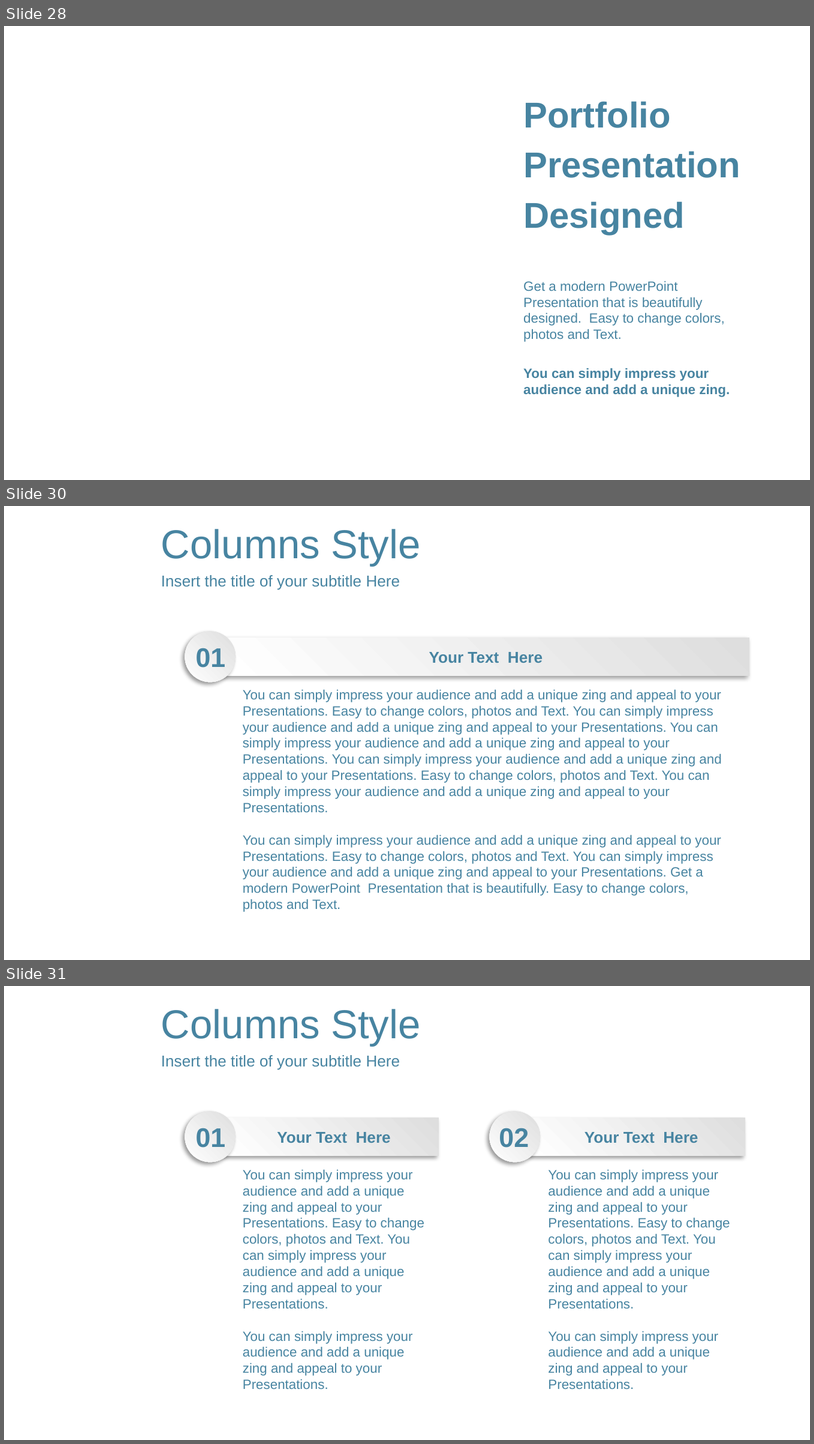
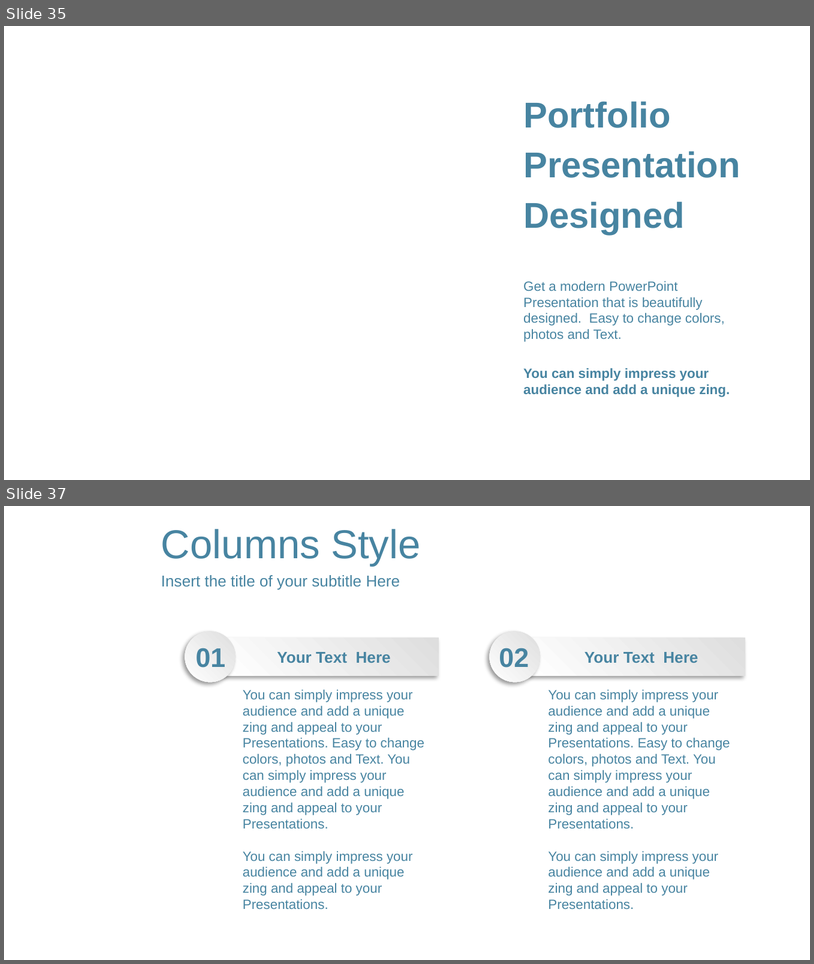
Before and after one commit to LoriHarris/Real_Estate_Affordability, a slide deck: RealEstate Project.pptx. Shown one above the other, each under a label of ours: slides 28, 30 and 31 before the commit, slides 35 and 37 after it; the slides between them are not shown. The pictures are 814x1444 and 814x964 pixels, drawn with LibreOffice and Linux fonts; fonts in the diff are those of the drawing; background and template pictures are left out. Boxes give left, top, right and bottom in pixels: in the first picture for what was removed or moved away, otherwise in the second. Text is boxed around its words. In the diff, an @@ line names an element or a change of style, - is before the commit and + after.

Commit message:
Powerpoint Updated

```diff
--- a/RealEstate Project.pptx
+++ b/RealEstate Project.pptx
@@ slide 30 removed at (x1=4, y1=506, x2=810, y2=960), background picture (left out) @@
@@ text removed at (x1=161, y1=529, x2=421, y2=566) @@
-Columns Style
@@ text removed at (x1=161, y1=575, x2=401, y2=590) @@
-Insert the title of your subtitle Here
@@ ellipse removed at (x1=185, y1=631, x2=236, y2=682) @@
@@ text removed at (x1=196, y1=648, x2=226, y2=667) @@
-01
@@ rectangle removed at (x1=224, y1=637, x2=751, y2=675) @@
@@ text removed at (x1=429, y1=652, x2=543, y2=663) @@
-Your Text Here
@@ text removed at (x1=243, y1=689, x2=722, y2=912) @@
-You can simply impress your audience and add a unique zing and appeal to your Presentations. Easy to change colors, photos and Text. You can simply impress your audience and add a unique zing and appeal to your Presentations. You can simply impress your audience and add a unique zing and appeal to your Presentations. You can simply impress your audience and add a unique zing and appeal to your Presentations. Easy to change colors, photos and Text. You can simply impress your audience and add a unique zing and appeal to your Presentations.
-You can simply impress your audience and add a unique zing and appeal to your Presentations. Easy to change colors, photos and Text. You can simply impress your audience and add a unique zing and appeal to your Presentations. Get a modern PowerPoint Presentation that is beautifully. Easy to change colors, photos and Text.
@@ what was slide 28 is now slide 35 @@
@@ what was slide 31 is now slide 37 @@
```
Also in this commit, not shown: 1 slide changed, 13 slides added, 7 other slides removed.
